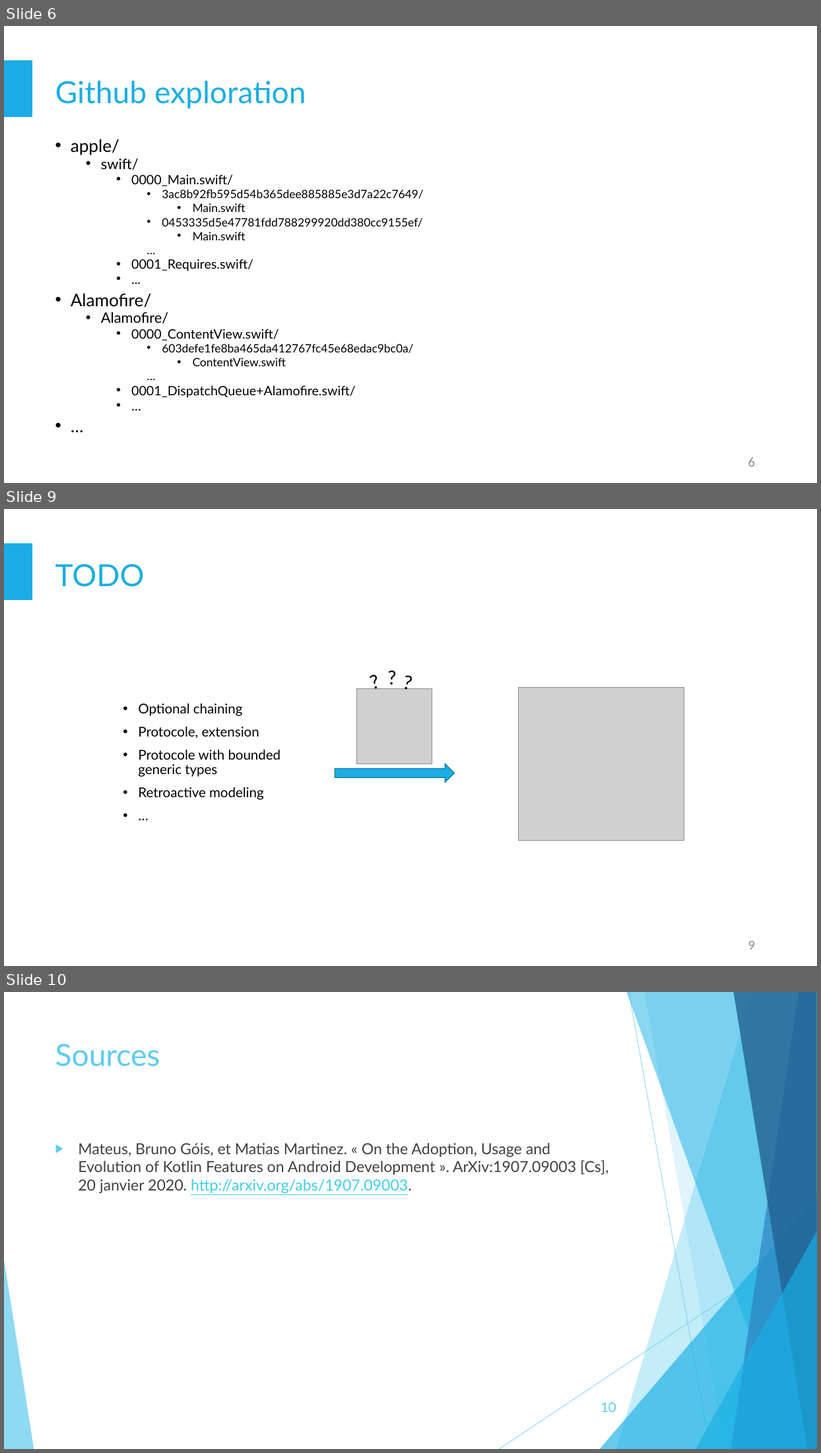
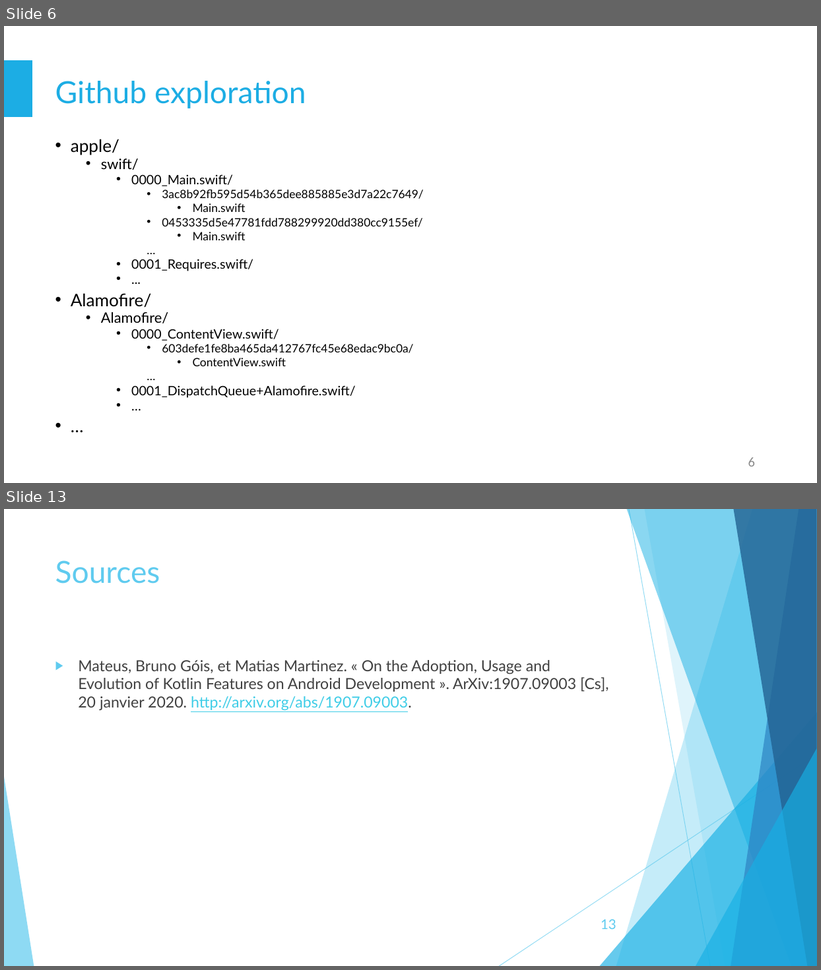
Before and after one commit to staufga0/Pattern-extraction-swift, a slide deck: presentation/Pattern Extraction4.pptx. Shown one above the other, each under a label of ours: slides 6, 9 and 10 before the commit, slides 6 and 13 after it; the slides between them are not shown. The pictures are 821x1453 and 821x970 pixels, drawn with LibreOffice and Linux fonts; fonts in the diff are those of the drawing; grey boxes stand for pictures. Boxes give left, top, right and bottom in pixels: in the first picture for what was removed or moved away, otherwise in the second. Text is boxed around its words. In the diff, an @@ line names an element or a change of style, - is before the commit and + after.

```diff
--- a/presentation/Pattern Extraction4.pptx
+++ b/presentation/Pattern Extraction4.pptx
@@ slide 9 removed at [4,509,817,966], background #FFFFFF; not listed: 1 template element that a slide beside it also shows @@
@@ title removed at [55,564,145,587] @@
-TODO
@@ text removed at [360,663,390,699] @@
-?
@@ text removed at [382,662,403,692] @@
-?
@@ text removed at [395,665,422,698] @@
-?
@@ text removed at [138,704,281,800] @@
-• Optional chaining
-• Protocole, extension
-• Protocole with bounded generic types
-• Retroactive modeling
-• …
@@ picture removed at [357,689,432,764] @@
@@ picture removed at [519,688,684,841] @@
@@ right arrow removed at [335,764,455,782] @@
@@ page number removed at [748,941,755,950] @@
-9
@@ what was slide 10 is now slide 13 @@
@@ page number at [601,920,616,929]: text changed @@
-10
+13
```
Also in this commit, not shown: 2 slides changed, 5 slides added, 1 other slide removed.
